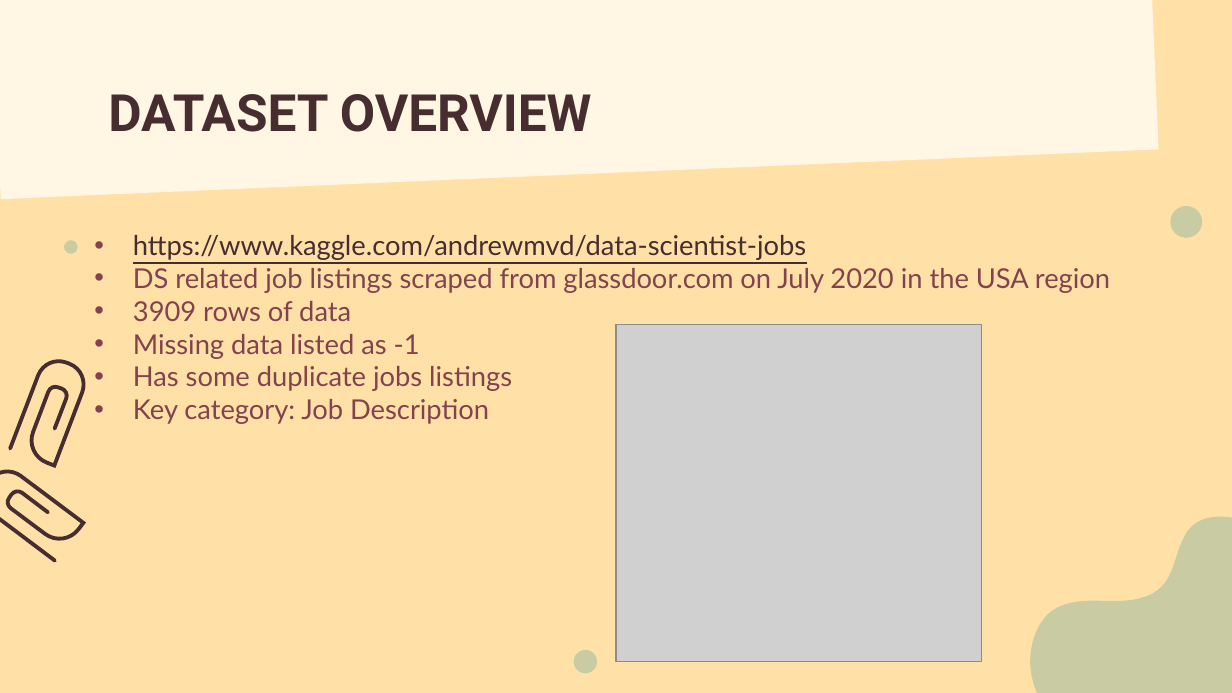
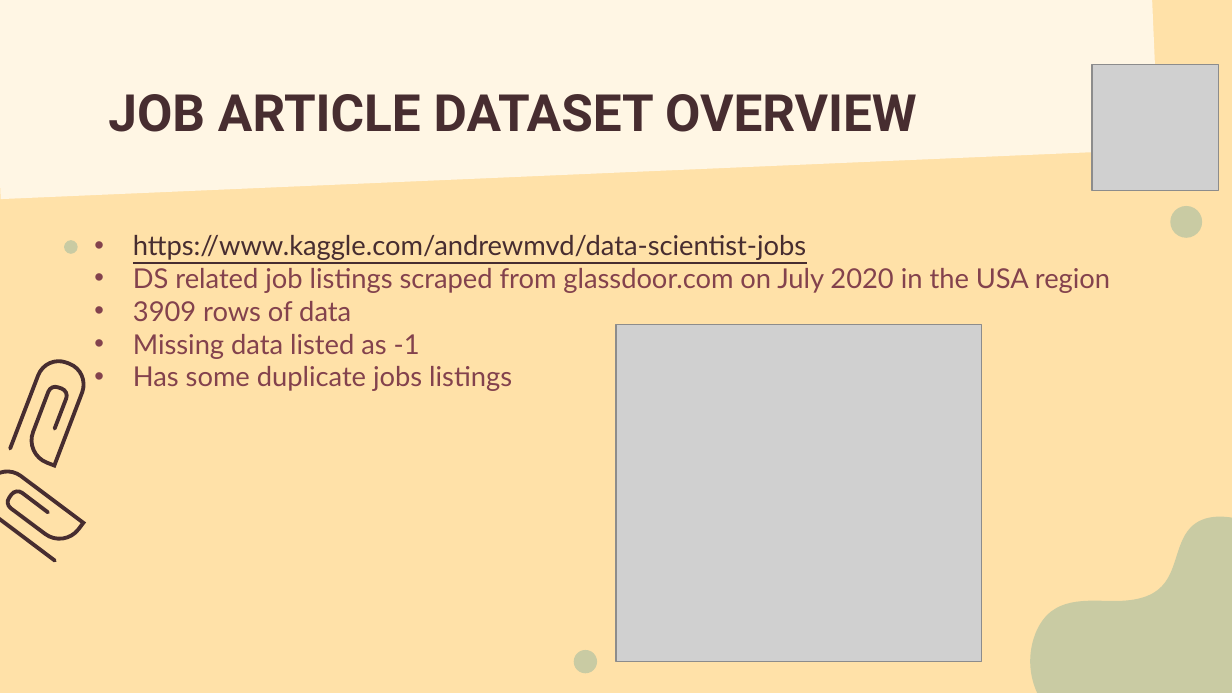
Before and after one commit to LiyanaRoslie/ds-keywords, a slide deck: slide 9 of Capstone_presentation_v1.1.pptx. Drawn at 1232x693 pixels with LibreOffice and Linux fonts; fonts in the diff are those of the drawing; grey boxes stand for pictures. Boxes give left, top, right and bottom in pixels: in the first picture for what was removed or moved away, otherwise in the second. Text is boxed around its words. In the diff, an @@ line names an element or a change of style, - is before the commit and + after.

```diff
--- a/Capstone_presentation_v1.1.pptx
+++ b/Capstone_presentation_v1.1.pptx
@@ picture added at (x1=1092, y1=64, x2=1218, y2=191) @@
@@ title at (x1=108, y1=94, x2=917, y2=132): text changed @@
-DATASET OVERVIEW
+JOB ARTICLE DATASET OVERVIEW
@@ subtitle at (x1=133, y1=399, x2=489, y2=424): paragraph removed @@
-• Key category: Job Description
```
Also in this commit, not shown: 14 other slides changed, 3 slides added, 1 slide removed.
